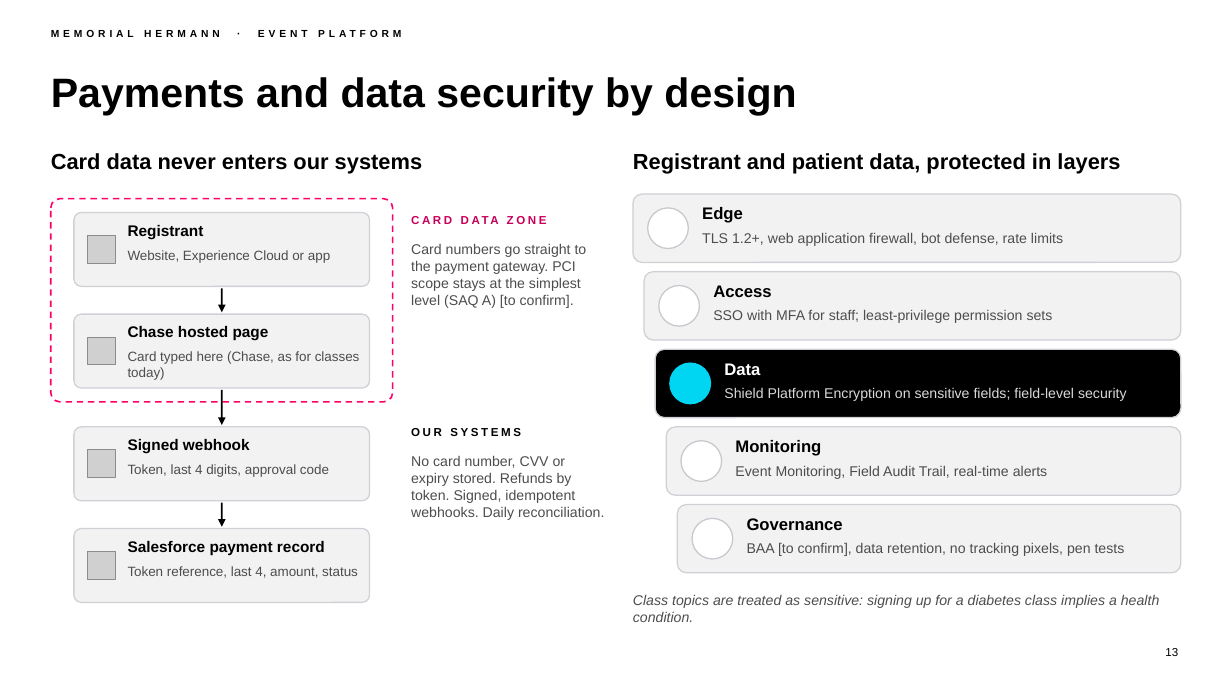
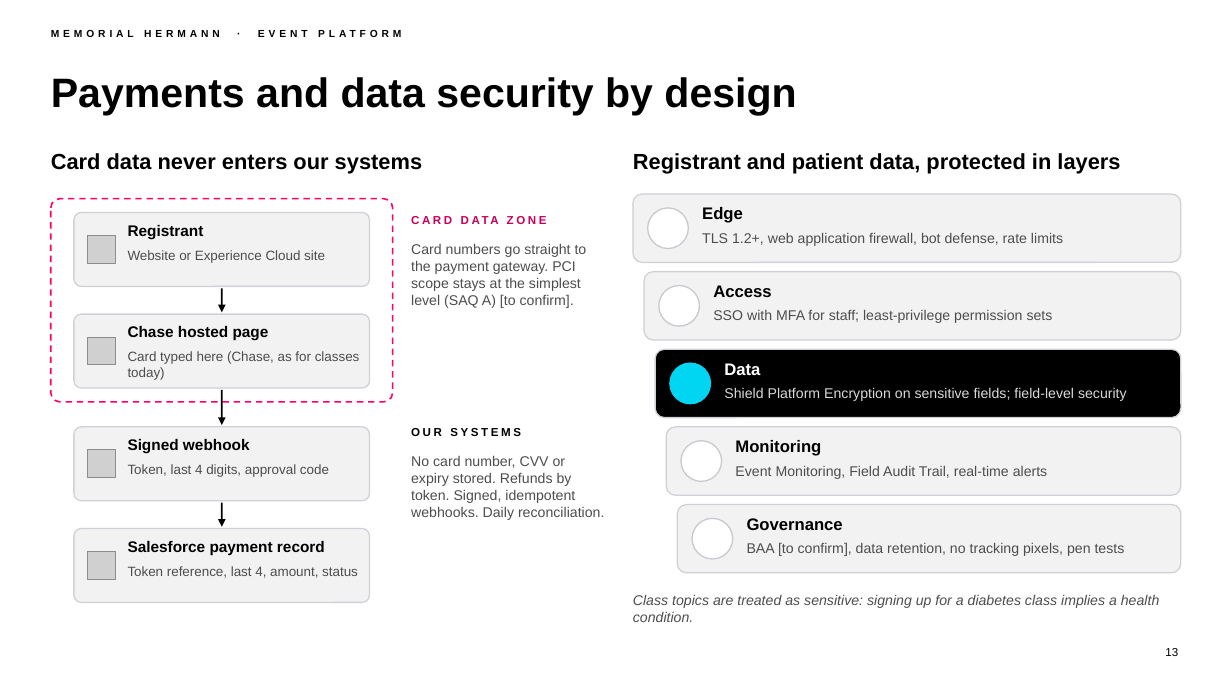
Before and after one commit to chintasurya/preSales_Memorial-hermann, a slide deck: slide 13 of deck/Memorial-Hermann-Event-Platform.pptx. Drawn at 1232x693 pixels with LibreOffice and Linux fonts; fonts in the diff are those of the drawing; grey boxes stand for pictures; background and template pictures are left out. Boxes give left, top, right and bottom in pixels: in the first picture for what was removed or moved away, otherwise in the second. Text is boxed around its words. In the diff, an @@ line names an element or a change of style, - is before the commit and + after.

```diff
--- a/deck/Memorial-Hermann-Event-Platform.pptx
+++ b/deck/Memorial-Hermann-Event-Platform.pptx
@@ text at box(128, 250, 325, 263): text changed @@
-Website, Experience Cloud or app
+Website or Experience Cloud site
```
Also in this commit, not shown: 16 other slides changed, 2 slides added, 3 slides removed, 9 other files.
